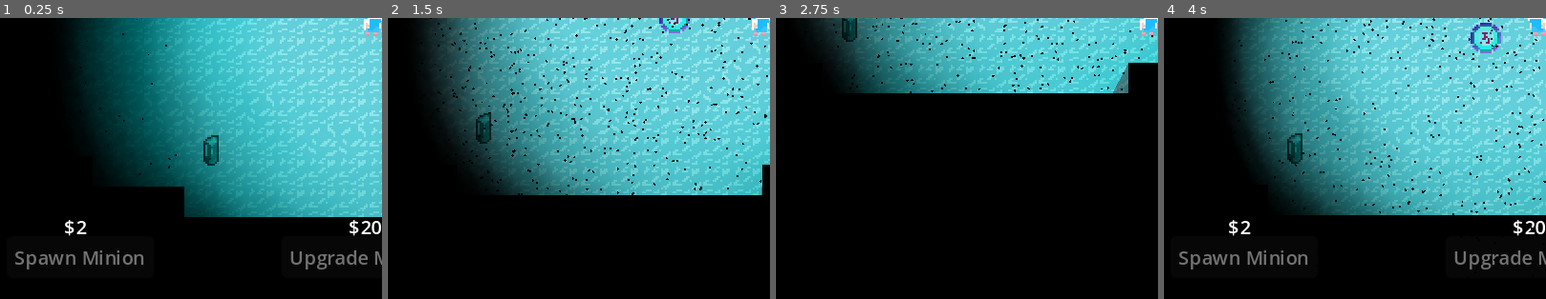
Above: before the commit, frames 1-4 (left to right).
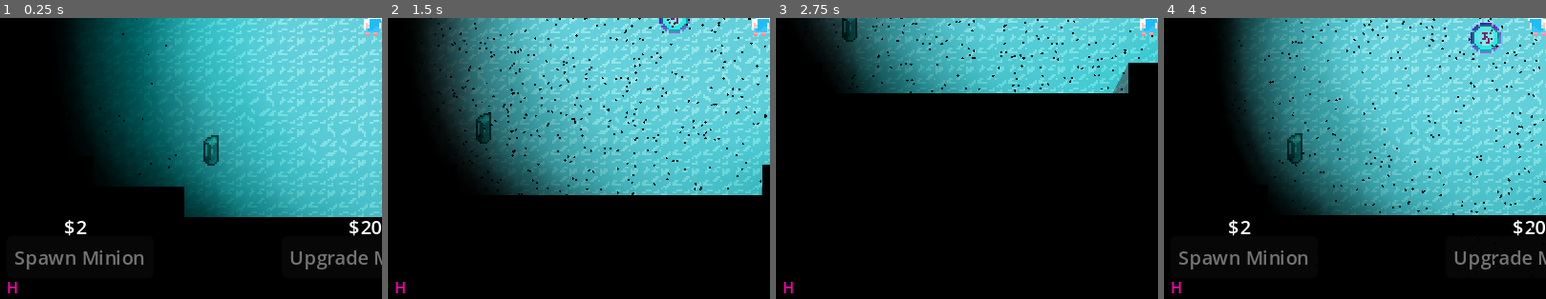
Above: after the commit, the same moments.

Repository: ConnorChow/LudumDare2024
Game: Godot game, scene res://Scenes/World.tscn
The game is run twice, just before and just after one commit, with the same random seed, the same clock (stepped at 60 frames per second) and the same inputs.
Inputs (mouse positions are % of the whole screen's width and height, from its top left):
- Up to frame 1 (0.25 s): no input
- Up to frame 2 (1.5 s): move the mouse to (72, 46) at 0.52 s; hold Right (right) 0.53-1.28 s; tap 1 (1) at 0.6 s; tap 2 (2) at 0.8, 1.35 s; move the mouse to (30, 56) at 1.27 s; hold Down (down) from 1.28 s (still down)
- Up to frame 3 (2.75 s): tap 3 (3) at 1.55, 2.1 s; move the mouse to (60, 28) at 2.02 s; release Down (down) at 2.03 s; hold Right (right) from 2.03 s (still down); tap 4 (4) at 2.3 s
- Up to frame 4 (4 s): move the mouse to (45, 71) at 2.77 s; release Right (right) at 2.78 s; hold Up (up) 2.78-3.53 s; tap 4 (4) at 2.85 s; tap 5 (5) at 3.05, 3.6 s; move the mouse to (80, 66) at 3.52 s; hold Left (left) from 3.53 s (still down); tap E (grab) at 3.8 s
The pictures show only the part of the screen within x 1-51%, y 50-100%; the shares and areas given below are measured in that part.

The runs differ from the first frame. In frame 1, less than 0.1% of the frame differs, in the area x 2-5%, y 93-98%; in frame 2, less than 0.1%; in frame 3, less than 0.1%; in frame 4, less than 0.1%.

Commit message:
tutorail

Diff:
--- a/Player/Player.tscn
+++ b/Player/Player.tscn
@@ -6,6 +6,7 @@
 [ext_resource type="Texture2D" uid="uid://dfx0pakajpiw1" path="res://Assets/lightPlaceHolder.png" id="3_xw4s4"]
 [ext_resource type="AudioStream" uid="uid://c8julgn2dopfo" path="res://Assets/sfx/full footsteps.mp3" id="5_pmwew"]
 [ext_resource type="PackedScene" uid="uid://doh85u2y782ep" path="res://Player/SnowParticles.tscn" id="6_khf48"]
+[ext_resource type="PackedScene" uid="uid://deamrdcsyafem" path="res://Scenes/Tutorial.tscn" id="7_h0mkn"]
 
 [sub_resource type="RectangleShape2D" id="RectangleShape2D_0nxp3"]
 size = Vector2(10, 16)
@@ -305,6 +306,9 @@
 [node name="GPUParticles2D" parent="." instance=ExtResource("6_khf48")]
 position = Vector2(-203, -24)
 
+[node name="Tutorial" parent="." instance=ExtResource("7_h0mkn")]
+position = Vector2(-200, -152)
+
 [connection signal="timeout" from="UiNodes/hitBox/hitTimer" to="." method="_on_hit_timer_timeout"]
 [connection signal="pressed" from="UiNodes/buyMenu/buyMinion" to="." method="_on_buy_minion_pressed"]
 [connection signal="pressed" from="UiNodes/buyMenu/buyUpgrade" to="." method="_on_buy_upgrade_pressed"]
--- a/Scenes/MainMenu.tscn
+++ b/Scenes/MainMenu.tscn
@@ -1,9 +1,10 @@
-[gd_scene load_steps=6 format=3 uid="uid://da2vmxnc558aj"]
+[gd_scene load_steps=7 format=3 uid="uid://da2vmxnc558aj"]
 
 [ext_resource type="Script" path="res://Scenes/MainMenu.gd" id="1_w2gt0"]
 [ext_resource type="AudioStream" uid="uid://c15hbed8im77g" path="res://Assets/Music/melancholy-in-winter-182627.mp3" id="2_ywlv4"]
 [ext_resource type="AudioStream" uid="uid://ud6lpaleb0xf" path="res://Assets/Music/smooth-cold-wind-looped-135538.mp3" id="3_2mh2s"]
 [ext_resource type="Texture2D" uid="uid://dfc2lwj2uixw0" path="res://Assets/LudumDare SPlash.png" id="4_nvp6g"]
+[ext_resource type="PackedScene" uid="uid://deamrdcsyafem" path="res://Scenes/Tutorial.tscn" id="5_gg5g5"]
 
 [sub_resource type="Curve2D" id="Curve2D_f8888"]
 _data = {
@@ -110,6 +111,8 @@
 autoplay = true
 attenuation = 2.2974
 
+[node name="Tutorial" parent="." instance=ExtResource("5_gg5g5")]
+
 [connection signal="pressed" from="Control/PanelContainer/VBoxContainer/StartButton" to="." method="_on_start_button_pressed"]
 [connection signal="pressed" from="Control/PanelContainer/VBoxContainer/OptionsButton" to="." method="_on_options_button_pressed"]
 [connection signal="drag_ended" from="Control/PanelContainer2/VBoxContainer/DifficultySlider" to="." method="_on_difficulty_slider_drag_ended"]
--- /dev/null
+++ b/Scenes/Tutorial.gd
@@ -0,0 +1,19 @@
+extends Node2D
+@onready var panel_container = $PanelContainer
+@onready var panel_container_2 = $PanelContainer2
+@onready var panel_container_3 = $PanelContainer3
+
+
+
+
+func _input(event):
+	if Input.is_action_just_pressed("help"):
+		panel_container.visible = !panel_container.visible
+		panel_container_2.visible = !panel_container_2.visible
+		panel_container_3.visible = !panel_container_3.visible
+
+
+func _on_button_pressed():
+	panel_container.visible = !panel_container.visible
+	panel_container_2.visible = !panel_container_2.visible
+	panel_container_3.visible = !panel_container_3.visible
--- /dev/null
+++ b/Scenes/Tutorial.tscn
@@ -0,0 +1,130 @@
+[gd_scene load_steps=4 format=3 uid="uid://deamrdcsyafem"]
+
+[ext_resource type="Script" path="res://Scenes/Tutorial.gd" id="1_f3xlj"]
+
+[sub_resource type="CanvasItemMaterial" id="CanvasItemMaterial_gxu1g"]
+light_mode = 1
+
+[sub_resource type="StyleBoxFlat" id="StyleBoxFlat_8mmvg"]
+bg_color = Color(0.168627, 0.168627, 0.168627, 0.411765)
+border_width_left = 1
+border_width_top = 1
+border_width_right = 1
+border_width_bottom = 1
+border_color = Color(0, 0, 0, 1)
+border_blend = true
+corner_radius_top_left = 1
+corner_radius_top_right = 1
+corner_radius_bottom_right = 1
+corner_radius_bottom_left = 1
+shadow_color = Color(0, 0, 0, 0.109804)
+shadow_size = 1
+shadow_offset = Vector2(1.09, -2.635)
+
+[node name="Tutorial" type="Node2D"]
+z_index = 10
+material = SubResource("CanvasItemMaterial_gxu1g")
+script = ExtResource("1_f3xlj")
+
+[node name="PanelContainer" type="PanelContainer" parent="."]
+visible = false
+use_parent_material = true
+offset_top = 8.0
+offset_right = 128.0
+offset_bottom = 232.0
+theme_override_styles/panel = SubResource("StyleBoxFlat_8mmvg")
+
+[node name="Label" type="Label" parent="PanelContainer"]
+use_parent_material = true
+layout_mode = 2
+size_flags_vertical = 1
+theme_override_font_sizes/font_size = 8
+text = "Controls:
+H to show / hide Help Window
+
+WASD / Arrows to walk
+
+E to grab items
+
+B to Recall to the base after a short delay
+
+Move to your base to buy units and upgrades
+
+Tab / Mouse 3 / NUM 0 to show / hide building menu
+"
+horizontal_alignment = 1
+autowrap_mode = 3
+
+[node name="PanelContainer2" type="PanelContainer" parent="."]
+visible = false
+use_parent_material = true
+offset_left = 136.0
+offset_top = 8.0
+offset_right = 264.0
+offset_bottom = 292.0
+theme_override_styles/panel = SubResource("StyleBoxFlat_8mmvg")
+
+[node name="Label" type="Label" parent="PanelContainer2"]
+use_parent_material = true
+layout_mode = 2
+size_flags_vertical = 1
+theme_override_font_sizes/font_size = 8
+text = "Instructions:
+Gather the elemental gems to build your army and improve your abilities to fight the encroaching entities.
+
+Defeat your enemies! By claiming your opponents heart, and taking it back to your base you have claimed victory over them. Collect all 6 to win!
+
+Explore! There is a lot that can be gained by understanding the layout of the world.
+
+Place lights! They can be used to make your supply lines, or your battle plans."
+horizontal_alignment = 1
+autowrap_mode = 3
+
+[node name="PanelContainer3" type="PanelContainer" parent="."]
+visible = false
+use_parent_material = true
+offset_left = 272.0
+offset_top = 8.0
+offset_right = 400.0
+offset_bottom = 292.0
+theme_override_styles/panel = SubResource("StyleBoxFlat_8mmvg")
+
+[node name="Label" type="Label" parent="PanelContainer3"]
+use_parent_material = true
+layout_mode = 2
+size_flags_vertical = 1
+theme_override_font_sizes/font_size = 8
+text = "Instructions:
+Guide your minions in combat and collection. They will aid you to the death.
+
+Minions can be left to complete tasks automatically, but will not search very far.
+
+If your minions encounter enemies while idle they will fight, likely to the death.
+
+In total; gather resouces, improves your stats and defenses then, hunt your enemies before they have grown out of control"
+horizontal_alignment = 1
+autowrap_mode = 3
+
+[node name="Label" type="Label" parent="."]
+use_parent_material = true
+offset_left = -8.0
+offset_top = 280.0
+offset_right = 32.0
+offset_bottom = 303.0
+theme_override_colors/font_color = Color(1, 0.0156863, 0.686275, 1)
+theme_override_colors/font_shadow_color = Color(0, 0, 0, 1)
+theme_override_font_sizes/font_size = 8
+text = "H"
+horizontal_alignment = 1
+vertical_alignment = 1
+
+[node name="Button" type="Button" parent="Label"]
+modulate = Color(1, 1, 1, 0)
+layout_mode = 0
+offset_left = 16.0
+offset_top = 8.0
+offset_right = 24.0
+offset_bottom = 16.0
+scale = Vector2(0.972015, 1.01769)
+
+[connection signal="pressed" from="Label/Button" to="." method="_on_button_pressed"]
--- a/project.godot
+++ b/project.godot
@@ -131,6 +131,11 @@
 "events": [Object(InputEventKey,"resource_local_to_scene":false,"resource_name":"","device":-1,"window_id":0,"alt_pressed":false,"shift_pressed":false,"ctrl_pressed":false,"meta_pressed":false,"pressed":false,"keycode":0,"physical_keycode":32,"key_label":0,"unicode":32,"echo":false,"script":null)
 ]
 }
+help={
+"deadzone": 0.5,
+"events": [Object(InputEventKey,"resource_local_to_scene":false,"resource_name":"","device":-1,"window_id":0,"alt_pressed":false,"shift_pressed":false,"ctrl_pressed":false,"meta_pressed":false,"pressed":false,"keycode":0,"physical_keycode":72,"key_label":0,"unicode":104,"echo":false,"script":null)
+]
+}
 
 [layer_names]
 
Not shown: 1 places in Player/Player.tscn that only renumber resources
